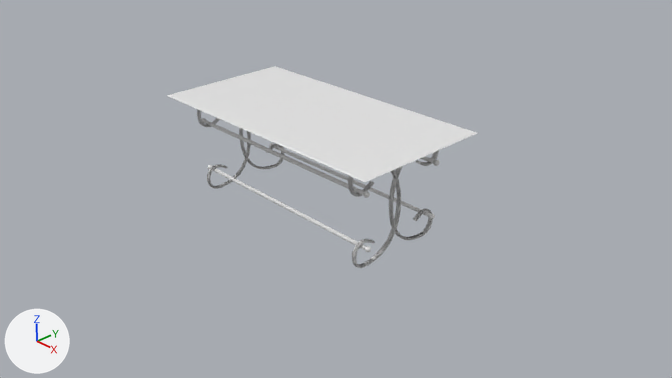
The Blender file PSMG_SS_2015_VGHS/Blenderfiles/living-room/coffee-table.blend as it was, and as the next commit left it.
Rendered twice from the file's camera 'Camera'. Arrows for +X, +Y and +Z are at lower left; the lights stay in place.

Names of what the first picture shows: 'Tischfuesse', 'Tischplatte'.
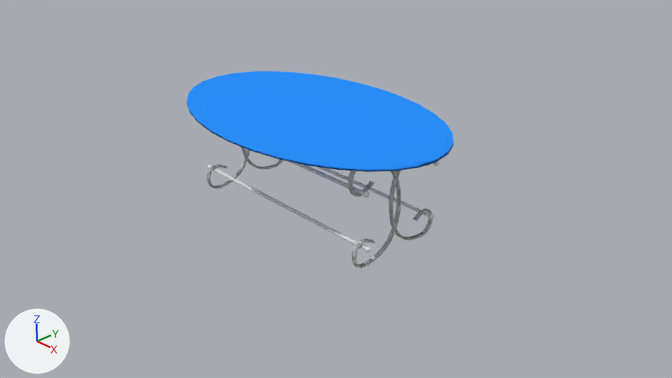
Boxes (x1, y1, x2, y2) around the edits, measured in the pictures (672 x 378 px):
'table_glass', added (blue): after (187, 71, 454, 172)
'Tischplatte', deleted: before (167, 66, 477, 182)

The change, as a list of edits to the scene's bpy script:
```text
Add mat_glas:
    mat_glas = diffuse_material('Glas')
    mat_glas.base_color = (0.0241, 0.282, 1.0)  # blue #2b91ff
Add me_cylinder_008:
    me_cylinder_008.from_pydata(...)  # a 32-sided cylinder along z spanning x -1.0..1.0, y -1.0..1.0, z -1.0..1.0
    me_cylinder_008.polygons.foreach_set('use_smooth', [True] * 34)
    me_cylinder_008.materials.append(mat_glas)  # blue #2b91ff
Remove ob_tischplatte:
    ob_tischplatte = bpy.data.objects.new('Tischplatte', me_plane)
    ob_tischplatte.location = (0.0, 0.0, 1.62)
    ob_tischplatte.scale = (2.1, 1.05, 0.615)
Add ob_table_glass:
    ob_table_glass = bpy.data.objects.new('table_glass', me_cylinder_008)
    ob_table_glass.location = (0.02, -0.02, 1.65)
    ob_table_glass.scale = (2.32, 1.43, 0.0198)
```
